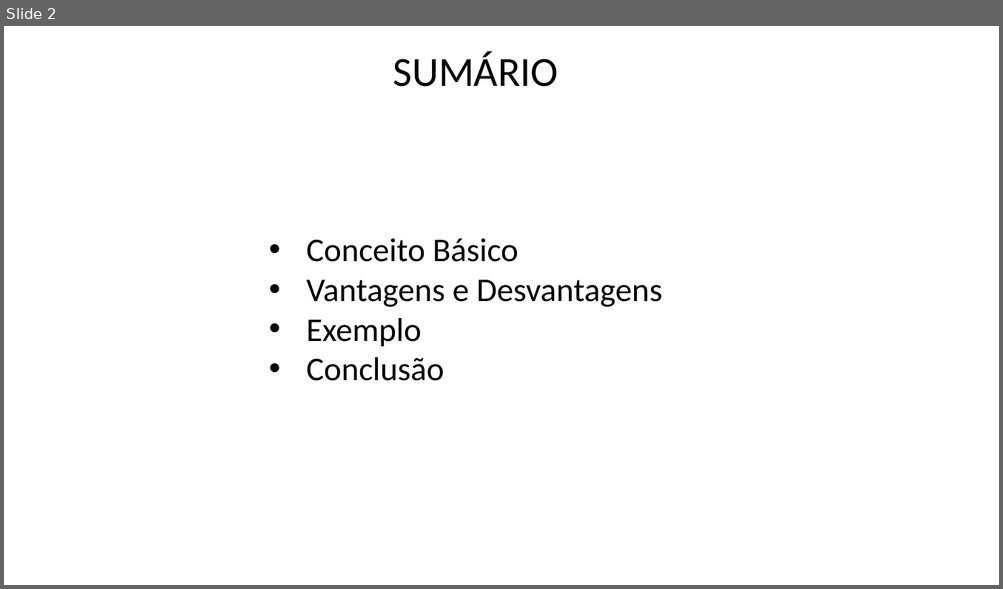
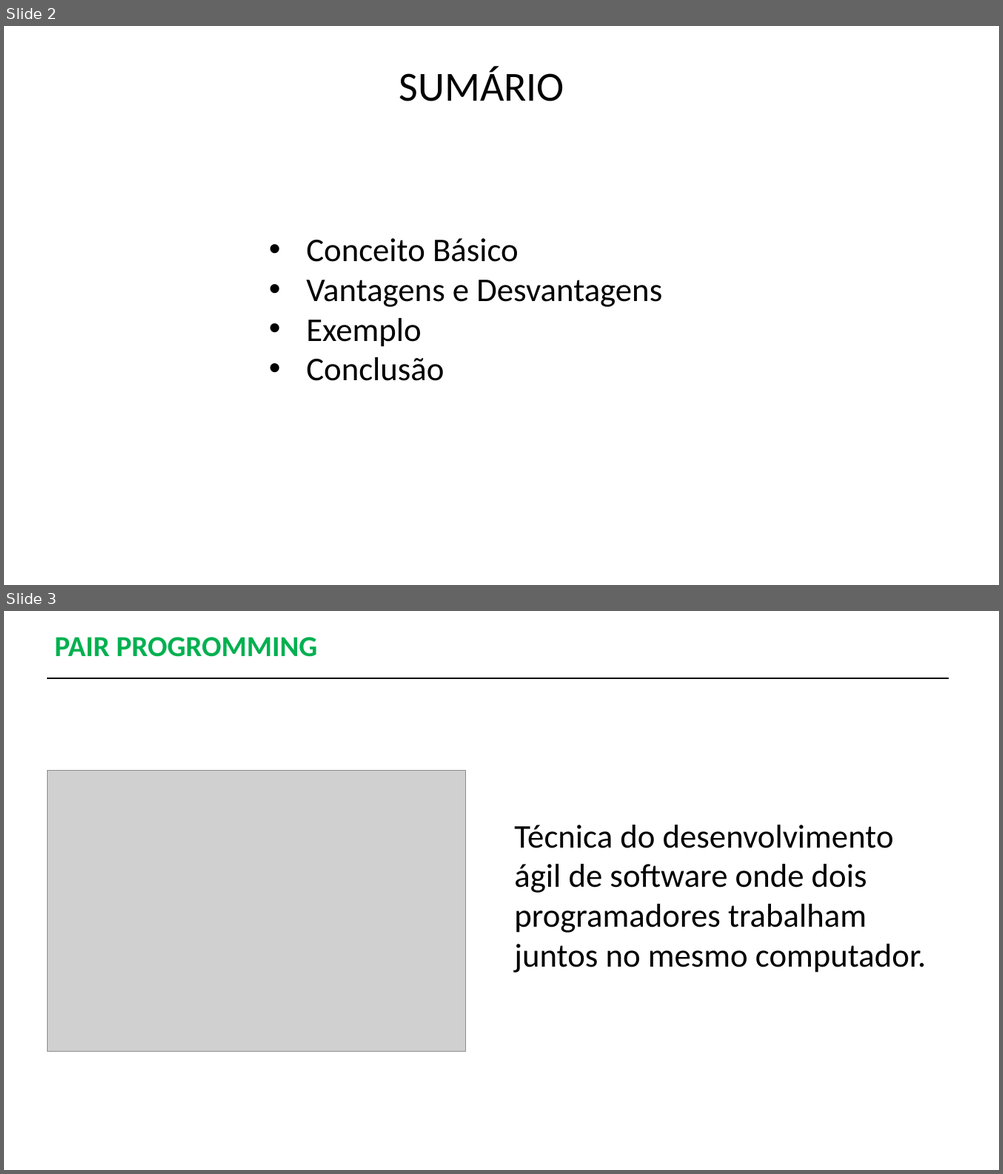
Before and after one commit to ricardohtakuno/Pair-Programming, a slide deck: Apresentação-PairProgramming.pptx. Shown one above the other, each under a label of ours: slide 2 before the commit, slides 2 and 3 after it. The pictures are 1003x589 and 1003x1174 pixels, drawn with LibreOffice and Linux fonts; fonts in the diff are those of the drawing; grey boxes stand for pictures. Boxes give left, top, right and bottom in pixels: in the first picture for what was removed or moved away, otherwise in the second. Text is boxed around its words. In the diff, an @@ line names an element or a change of style, - is before the commit and + after.

```diff
--- a/Apresentação-PairProgramming.pptx
+++ b/Apresentação-PairProgramming.pptx
@@ slide 3 added at bbox=[4, 611, 999, 1170], background #FFFFFF @@
@@ text added at bbox=[54, 637, 318, 657], 28 pt, text #00B050, bold @@
+PAIR PROGROMMING
@@ line added from (47, 678) to (948, 678), #000000 1.5 pt @@
@@ picture added at bbox=[47, 770, 466, 1052] @@
@@ text added at bbox=[514, 825, 926, 973], 32 pt, text #000000 @@
+Técnica do desenvolvimento ágil de software onde dois programadores trabalham juntos no mesmo computador.
@@ slide 2 changed as well @@
@@ text "SUMÁRIO": place and size @@
-text "SUMÁRIO" at bbox=[393, 52, 558, 87]
+text "SUMÁRIO" at bbox=[399, 66, 564, 101]
```
Also in this commit, not shown: 3 other slides added, 1 slide removed, 1 other file.
